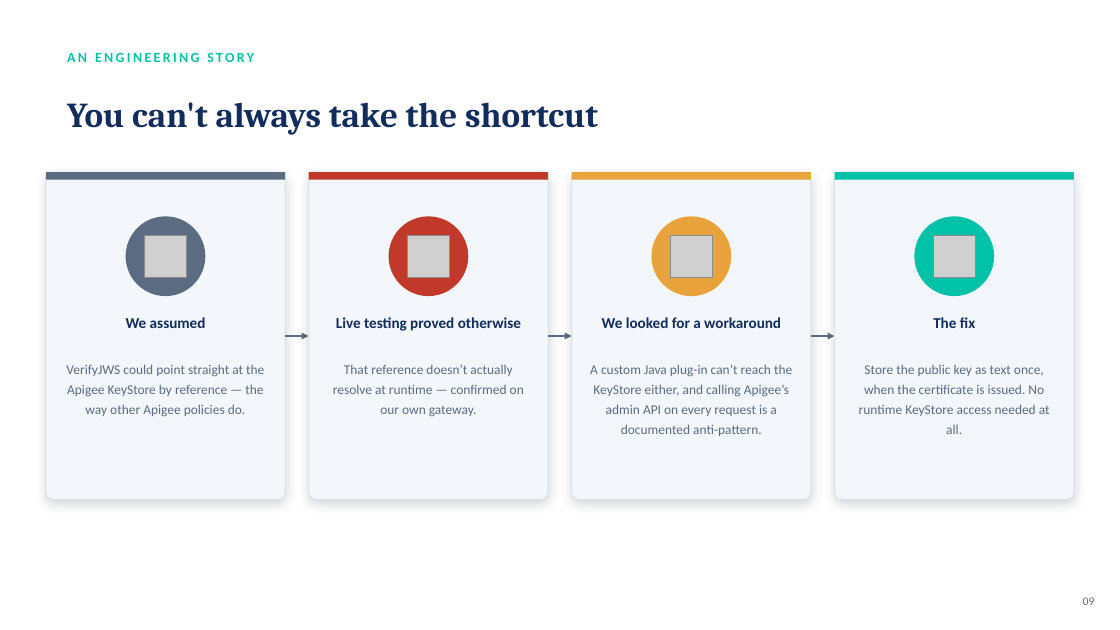
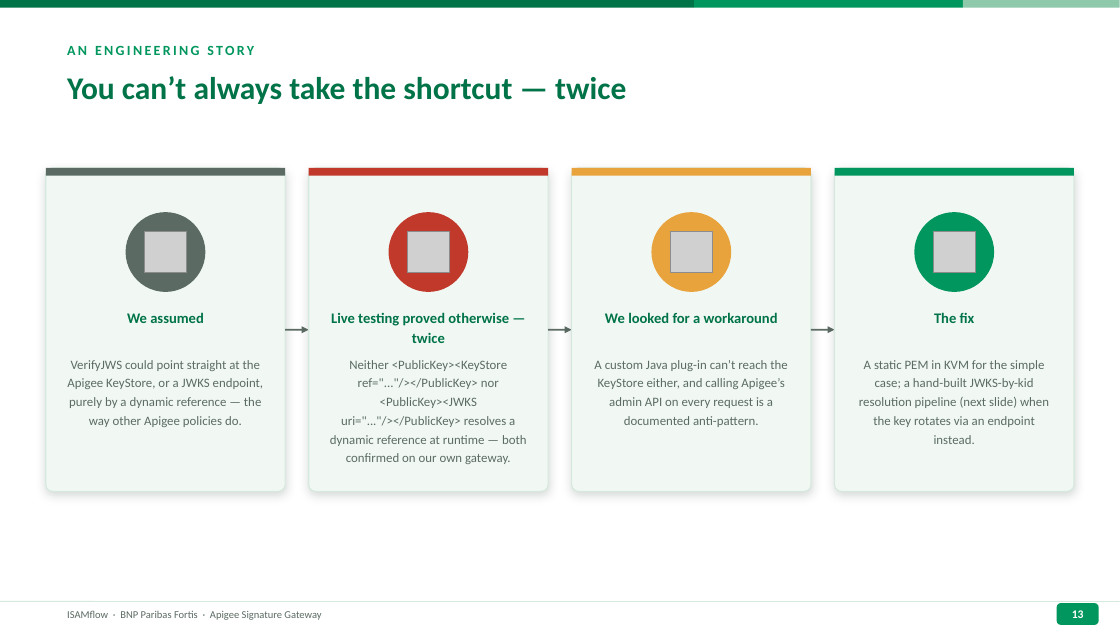
Before and after one commit to Barondev007/ISAMflow, a slide deck: slide 13 of Signature-Flow-Overview.pptx (slide 9 before the commit). Drawn at 1120x630 pixels with LibreOffice and Linux fonts; fonts in the diff are those of the drawing; grey boxes stand for pictures. Boxes give left, top, right and bottom in pixels: in the first picture for what was removed or moved away, otherwise in the second. Text is boxed around its words. In the diff, an @@ line names an element or a change of style, - is before the commit and + after.

```diff
--- a/Signature-Flow-Overview.pptx
+++ b/Signature-Flow-Overview.pptx
@@ rectangle added at [0, 0, 694, 8], fill #007348 @@
@@ rectangle added at [694, 0, 963, 8], fill #00965E @@
@@ rectangle added at [963, 0, 1120, 8], fill #8DC9AA @@
@@ text "AN ENGINEERING STORY" at [67, 45, 254, 55]: text colour #00C2A8 to #00965E @@
@@ text at [67, 76, 626, 104]: text changed; size 30 to 27 pt; font Cambria to Calibri; text colour #122C5C to #007348 @@
-You can't always take the shortcut
+You can’t always take the shortcut — twice
@@ text "You can’t always take the ..." at [67, 76, 626, 104]: vertical alignment middle to top @@
@@ rectangle at [46, 168, 286, 176]: fill #5B6B82 to #5B6B63 @@
@@ rounded rectangle: place and size @@
-rounded rectangle at [46, 172, 286, 500]
+rounded rectangle at [46, 168, 286, 492]
@@ rounded rectangle: place and size @@
-rounded rectangle at [308, 172, 548, 500]
+rounded rectangle at [308, 168, 548, 492]
@@ rounded rectangle: place and size @@
-rounded rectangle at [571, 172, 811, 500]
+rounded rectangle at [571, 168, 811, 492]
@@ rectangle at [835, 168, 1075, 176]: fill #00C2A8 to #00965E @@
@@ fill #F3F6FA to #F1F8F4; outline #DCE3EC 1 pt to #D6E9DE 1 pt; shadow changed; proportions changed in 4 elements at [46, 168, 286, 492], [308, 168, 548, 492], [571, 168, 811, 492], [835, 168, 1075, 492] @@
@@ rounded rectangle: place and size @@
-rounded rectangle at [835, 172, 1075, 500]
+rounded rectangle at [835, 168, 1075, 492]
@@ ellipse at [126, 212, 206, 292]: fill #5B6B82 to #5B6B63 @@
@@ ellipse at [914, 212, 994, 292]: fill #00C2A8 to #00965E @@
@@ arrow (286, 329) - (308, 329): stroke #5B6B82 1.5 pt to #5B6B63 1.5 pt @@
@@ text at [331, 312, 509, 343]: text changed; size 13 to 12.5 pt; text colour #122C5C to #007348 @@
-Live testing proved otherwise
+Live testing proved otherwise — twice
@@ arrow (549, 329) - (571, 329): stroke #5B6B82 1.5 pt to #5B6B63 1.5 pt @@
@@ 4 pictures, 4 rectangles, 4 ellipses, 3 arrows, 1 text: place and size @@
-4 pictures, 4 rectangles, 4 ellipses, 3 arrows, 1 text at [46, 52, 1075, 336]
+4 pictures, 4 rectangles, 4 ellipses, 3 arrows, 1 text at [46, 45, 1075, 329]
@@ arrow (811, 329) - (835, 329): stroke #5B6B82 1.5 pt to #5B6B63 1.5 pt @@
@@ size 13 to 12.5 pt, text colour #122C5C to #007348 in 3 elements at [127, 312, 204, 323], [605, 312, 778, 323], [934, 312, 975, 323] @@
@@ text "A custom Java plug-in can’t ..." at [594, 360, 787, 427]: size 11.5 to 11 pt, text colour #5B6B82 to #5B6B63; line spacing 1.25 to 1.22 @@
@@ text at [67, 360, 264, 427]: text changed; size 11.5 to 11 pt; text colour #5B6B82 to #5B6B63 @@
-VerifyJWS could point straight at the Apigee KeyStore by reference — the way other Apigee policies do.
+VerifyJWS could point straight at the Apigee KeyStore, or a JWKS endpoint, purely by a dynamic reference — the way other Apigee policies do.
@@ text at [330, 360, 527, 464]: text changed; size 11.5 to 11 pt; text colour #5B6B82 to #5B6B63 @@
-That reference doesn’t actually resolve at runtime — confirmed on our own gateway.
+Neither <PublicKey><KeyStore ref="..."/></PublicKey> nor <PublicKey><JWKS uri="..."/></PublicKey> resolves a dynamic reference at runtime — both confirmed on our own gateway.
@@ text at [859, 360, 1049, 444]: text changed; size 11.5 to 11 pt; text colour #5B6B82 to #5B6B63 @@
-Store the public key as text once, when the certificate is issued. No runtime KeyStore access needed at all.
+A static PEM in KVM for the simple case; a hand-built JWKS-by-kid resolution pipeline (next slide) when the key rotates via an endpoint instead.
@@ text removed at [1083, 597, 1095, 605] @@
-09
@@ line added from (0, 602) to (1120, 602), #D6E9DE 0.75 pt @@
@@ text added at [67, 611, 321, 620], 9 pt, text #5B6B63 @@
+ISAMflow · BNP Paribas Fortis · Apigee Signature Gateway
@@ rounded rectangle added at [1057, 603, 1099, 625], fill #00965E @@
@@ text added at [1072, 610, 1084, 618], 10 pt, text #FFFFFF, bold @@
+13
```
Also in this commit, not shown: 12 other slides changed, 5 slides added.
